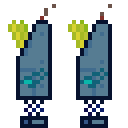
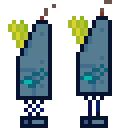
The second (128, 128) image is a revision of the first. Changes to its layers:
painted on "RoboReady.png" over left=68, top=0, right=112, bottom=112
